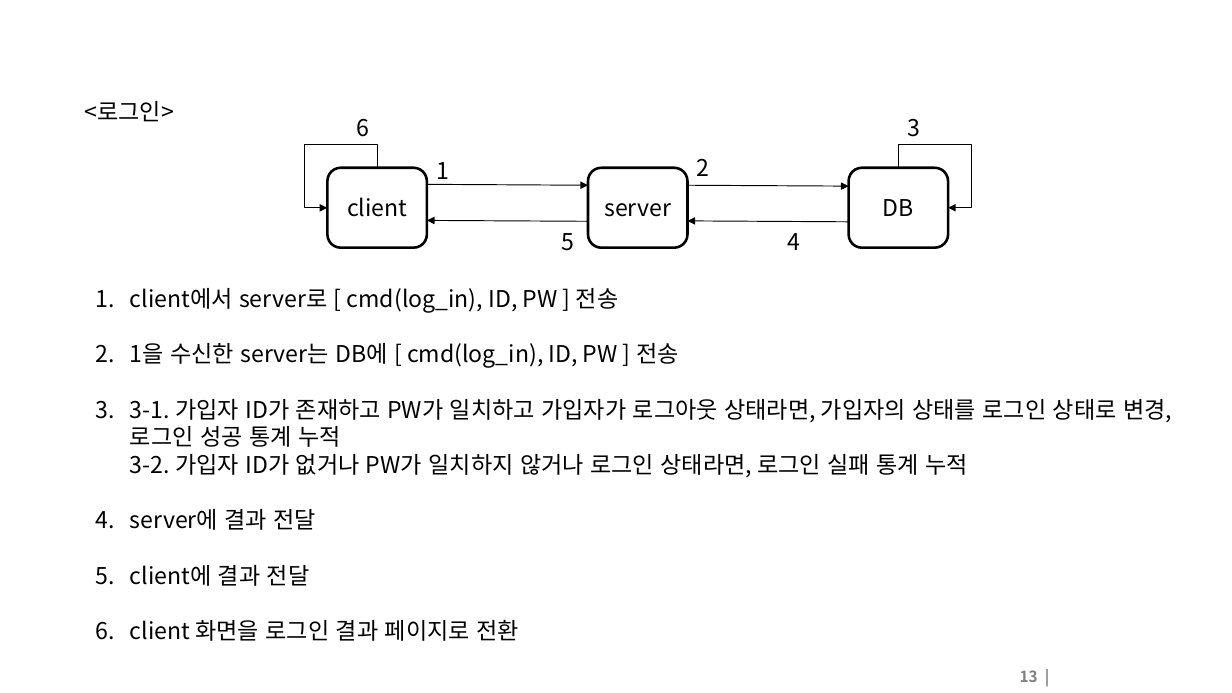
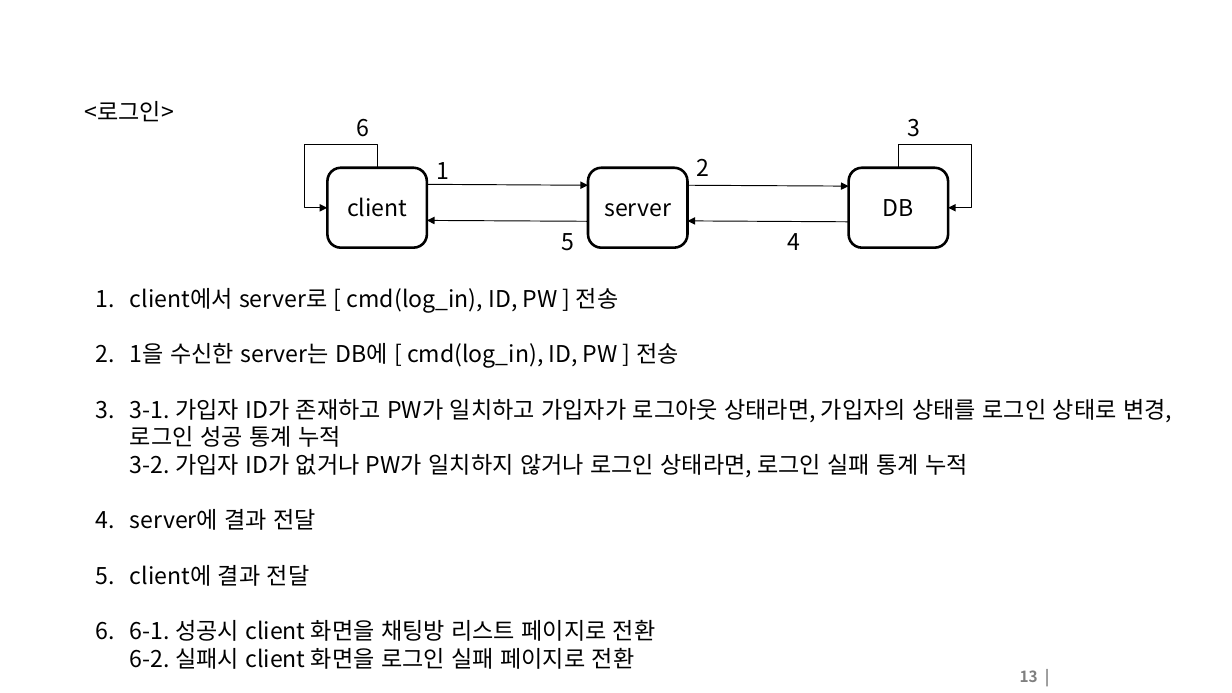
Before and after one commit to yunsarasak/tcp_chat, a slide deck: slide 13 of doc/functional_specification_new.pptx. Drawn at 1232x693 pixels with LibreOffice and Linux fonts; fonts in the diff are those of the drawing; background and template pictures are left out. Boxes give left, top, right and bottom in pixels: in the first picture for what was removed or moved away, otherwise in the second. Text is boxed around its words. In the diff, an @@ line names an element or a change of style, - is before the commit and + after.

Commit message:
Add DB schema , ui prototype, client flow

```diff
--- a/doc/functional_specification_new.pptx
+++ b/doc/functional_specification_new.pptx
@@ text at (130, 619, 656, 669): text changed @@
-6. client 화면을 로그인 결과 페이지로 전환
+6. 6-1. 성공시 client 화면을 채팅방 리스트 페이지로 전환
+   6-2. 실패시 client 화면을 로그인 실패 페이지로 전환
```
Also in this commit, not shown: 10 other slides changed, 20 slides added, 1 slide removed.
